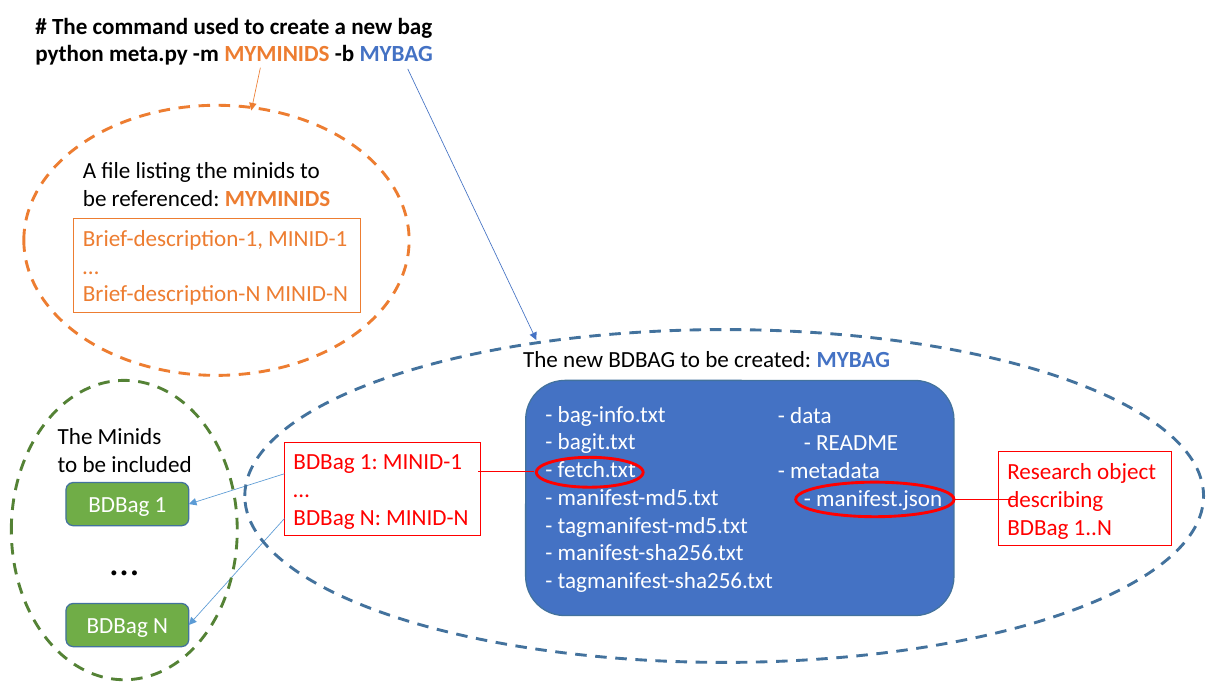
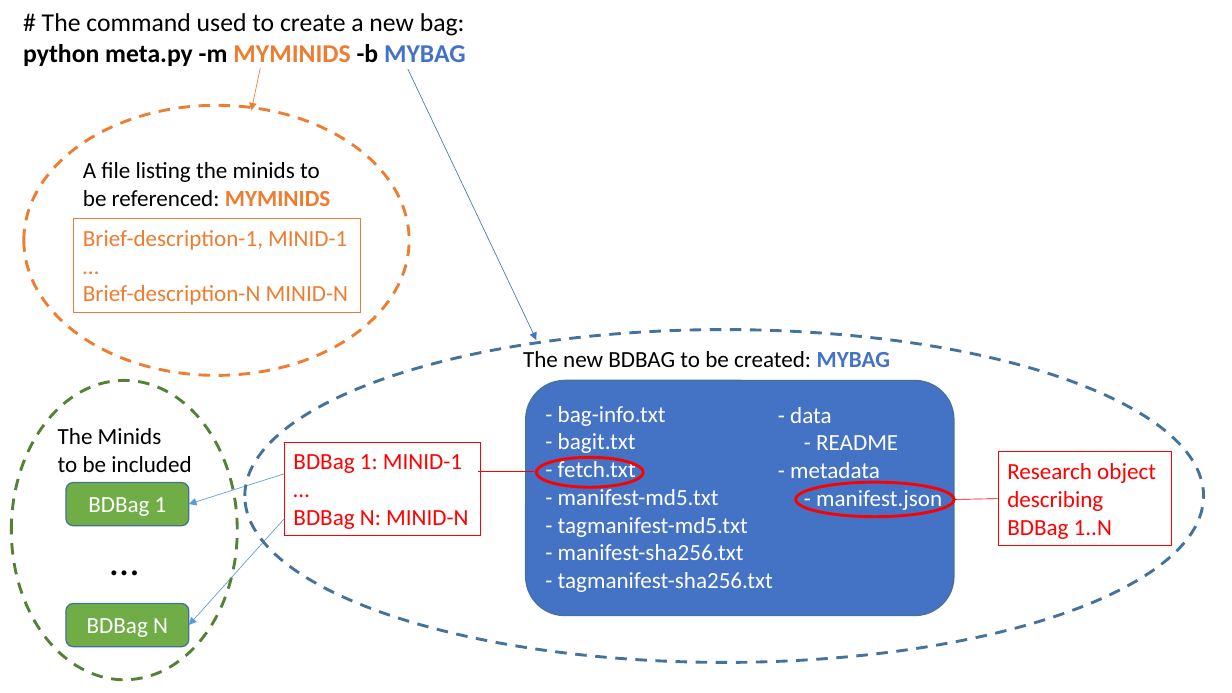
Before and after one commit to fair-research/bdbag, a slide deck: slide 1 of examples/images/MetaBags.pptx. Drawn at 1232x693 pixels with LibreOffice and Linux fonts; fonts in the diff are those of the drawing. Boxes give left, top, right and bottom in pixels: in the first picture for what was removed or moved away, otherwise in the second. Text is boxed around its words. In the diff, an @@ line names an element or a change of style, - is before the commit and + after.

```diff
--- a/examples/images/MetaBags.pptx
+++ b/examples/images/MetaBags.pptx
@@ text at (x1=23, y1=13, x2=466, y2=68): text changed; size 18 to 20 pt; bold off @@
-# The command used to create a new bag
-python meta.py -m MYMINIDS -b MYBAG
+# The command used to create a new bag:
+python meta.py -m MYMINIDS -b MYBAG
@@ line moved from (1018, 500) - (955, 500) to (998, 499) - (955, 500) @@
```
Also in this commit, not shown: 1 other file.
